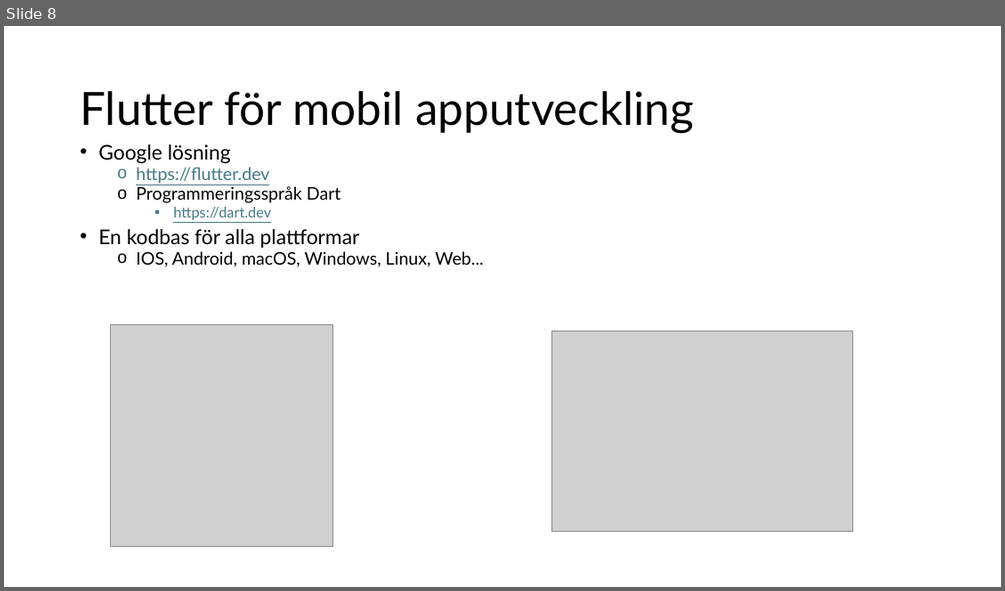
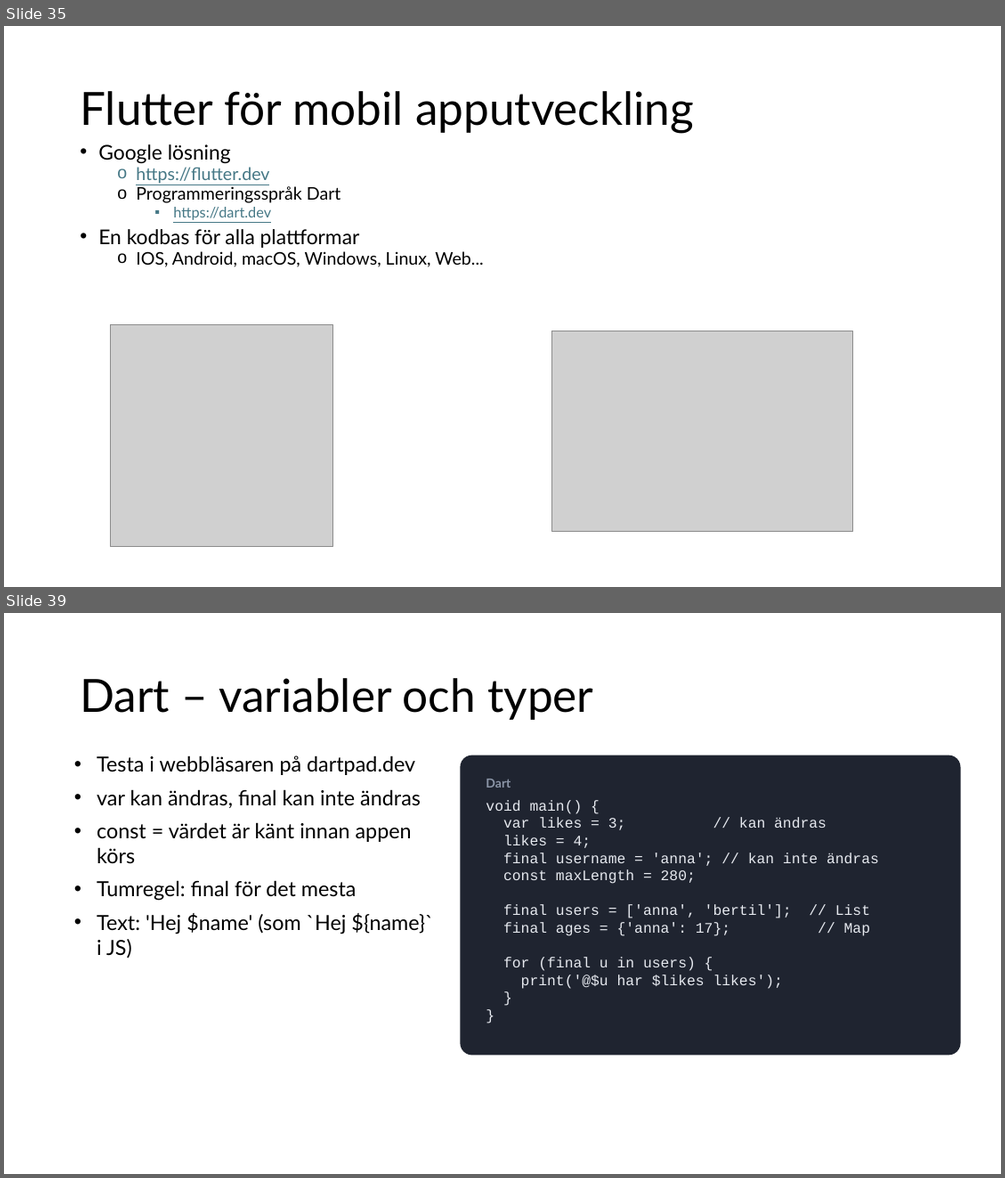
Before and after one commit to abbjetmus/pocketbase-flutter-kurs, a slide deck: Databaser och mobilapputveckling - sammanfattning.pptx. Shown one above the other, each under a label of ours: slide 8 before the commit, slides 35 and 39 after it; the slides between them are not shown. The pictures are 1005x591 and 1005x1178 pixels, drawn with LibreOffice and Linux fonts; fonts in the diff are those of the drawing; grey boxes stand for pictures. Boxes give left, top, right and bottom in pixels: in the first picture for what was removed or moved away, otherwise in the second. Text is boxed around its words. In the diff, an @@ line names an element or a change of style, - is before the commit and + after.

```diff
--- a/Databaser och mobilapputveckling - sammanfattning.pptx
+++ b/Databaser och mobilapputveckling - sammanfattning.pptx
@@ slide 39 added at bbox=[4, 613, 1001, 1174], background #FFFFFF @@
@@ title added at bbox=[80, 678, 593, 720], 44 pt, text #000000 @@
+Dart – variabler och typer
@@ text added at bbox=[97, 755, 433, 958], 20 pt, text #000000 @@
+• Testa i webbläsaren på dartpad.dev
+• var kan ändras, final kan inte ändras
+• const = värdet är känt innan appen körs
+• Tumregel: final för det mesta
+• Text: 'Hej $name' (som `Hej ${name}` i JS)
@@ rounded rectangle added at bbox=[461, 755, 961, 1055], fill #1F2430, 14 pt, text #E6E9EF @@
+Dart
+void main() {
+var likes = 3; // kan ändras
+likes = 4;
+final username = 'anna'; // kan inte ändras
+const maxLength = 280;
+final users = ['anna', 'bertil']; // List
+final ages = {'anna': 17}; // Map
+for (final u in users) {
+print('@$u har $likes likes');
+}
+}
@@ what was slide 8 is now slide 35 @@
```
Also in this commit, not shown: 2 slides changed, 91 other slides added, 7 slides removed, 37 other files.
